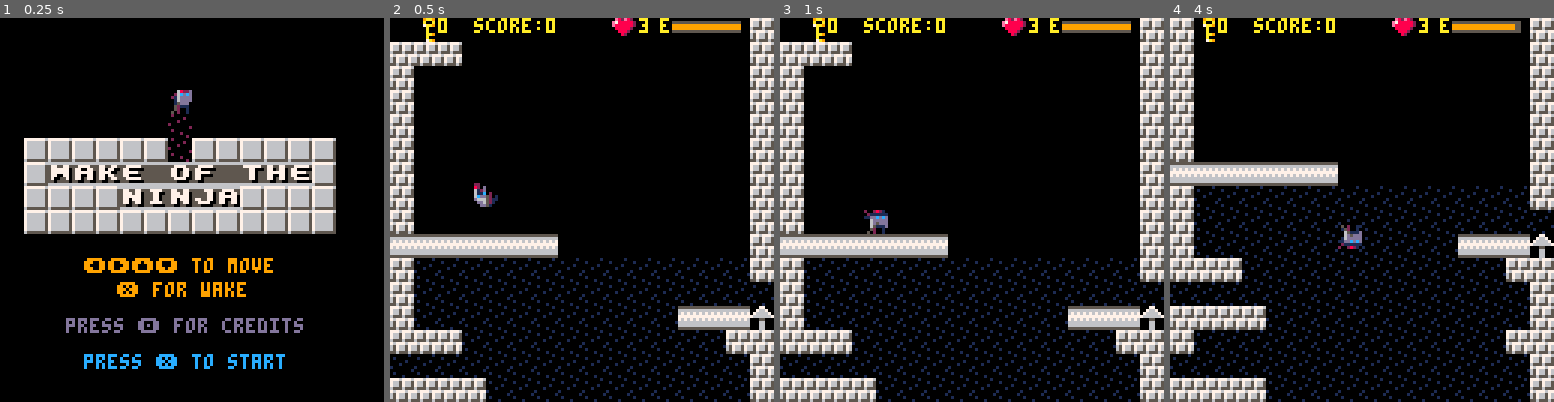
Above: before the commit, frames 1-4 (left to right).
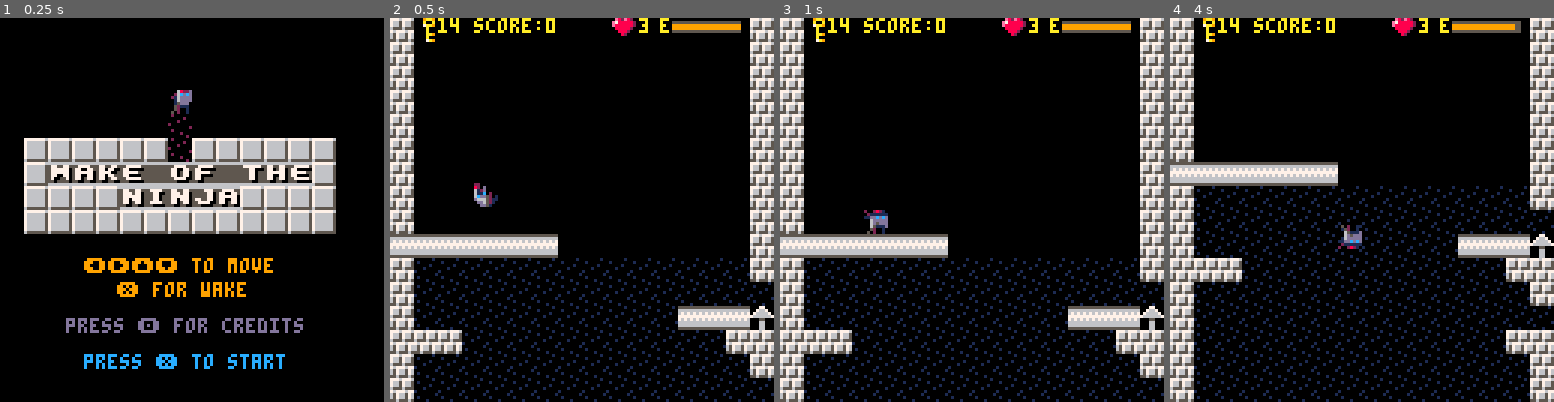
Above: after the commit, the same moments.

Repository: ggaughan/wake-of-the-ninja
Game: PICO-8 cartridge wakey.p8
Two runs of this game, one before a commit and one after it. Both use one fixed random seed, a clock stepped at 60 frames per second and the inputs below.
Inputs:
- Up to frame 1 (0.25 s): no input
- Up to frame 2 (0.5 s): tap X (X key) at 0.33 s
- Up to frame 3 (1 s): tap O (Z key) at 0.7 s
- Up to frame 4 (4 s): tap X (X key) at 1.07, 1.85, 2.97 s; hold Right 1.6-2.1 s; tap O (Z key) every 0.4 s from 1.7 to 3.7 s; hold Up 2.15-2.42 s; hold Right 2.47-3.03 s; hold Left 3.08-3.58 s; hold Down 3.63-3.97 s

Frame 1 is identical in both runs. In frame 2, 3.2% of the frame differs, in the area x 0-100%, y 0-100%; in frame 3, 3.2%; in frame 4, 3.6%.

Commit message:
Tweak enemy/player death

Diff:
--- a/wakey.p8
+++ b/wakey.p8
@@ -27,6 +27,7 @@
 falling="falling"
 jump="jump"
 die="die"
+enemy_die="enemy_die"
 -- note: animates from ceil(0.1..<#)
 -- todo pad all > 1 to 4?
 anim={
@@ -42,9 +43,11 @@
 	die={132,133,134},
 
 	["enemy"]={97},
+	enemy_die={94,95,112},
 }
 
 enemy_limit = 3
+enemy_die_duration = 15
 
 key_homes = {{12,10},{9,4},{6,4},{3,10},{3,6},{6,8},{9,8},{12,6},{3,8},{6,6},{9,6},{12,8},{12,4},{9,10},{6,10},{3,4}}
 drain_rate = 1/8  -- todo relate to w_h and given time?
@@ -133,6 +136,8 @@
 key_seq_dur = 0.8  -- seconds each
 
 w_h = 1000
+room_margin = 8  -- e.g. 4 -> leave top and bottom 1/4 free of rooms
+room_chance = 0.92  -- todo adjust if room_margin or w_h changes
 level_size = w_h / 10
 level_points = 50
 w_default_brick = 59
@@ -163,10 +168,13 @@
 w_g_y = 0.1  -- gravity
 max_ledge_gap = max_energy_factor
 
+points_limit = 32000
 
 if debug then
 	w_h = 100
-	max_ledge_gap = 10
+	room_margin = 20
+ room_chance = 0.05
+	max_ledge_gap = 10 -- < max_energy = too easy
 	key_seq_dur = 0.1
 	--drain_rate = 1/2
 --w_g_y = 0
@@ -194,14 +202,12 @@
  wy=(w_h/2)
 	wdy = 0
  water_level = wy + pl_start_y+3
- room_margin = 8  -- e.g. 4 -> leave top and bottom 1/4 free of rooms
- room_chance = 0.92  -- todo adjust if room_margin or w_h changes
- assert(room_margin > 2)
  room_range_start = w_h/room_margin
 	room_range_end = (w_h - w_h/room_margin)
  wx=0
 	last_ledge = 0
  assert(abs(last_ledge - (water_level+3)) > max_ledge_gap*2, "max_ledge_gap needs to be smaller to place key room")
+	assert(room_margin > 2)
 
 	make_world(w_h)
 
@@ -227,8 +233,8 @@
 	pl.keys = {false,false,false,false,false,false,false,false,false,false,false,false,false,false,false,false}
 	pl.key_count = 0
 	if debug then
-		--pl.keys = {true,true,true,true,true,true,true,true,true,true,true,true,true,false,false,true,}
-		--pl.key_count = #pl.keys -2  -- 15 and 14 are already in the room
+		pl.keys = {true,true,true,true,true,true,true,true,true,true,true,true,true,false,false,true,}
+		pl.key_count = #pl.keys -2  -- 15 and 14 are already in the room
 
 		if assert_durer then
 		 -- assert key_seq are unique
@@ -607,7 +613,7 @@
 	 spr(anim[a.state][ceil(a.frame)],sx,sy,1,1, fx,fy)
 	else
 		-- todo default per actor
-	 spr(0,sx,sy,1,1, fx,fy)
+	 spr(122 and debug or 0,sx,sy,1,1, fx,fy)
 	end
 
 -- if debug then
@@ -651,16 +657,16 @@
 	  --if (debug) rect(ox-ow,oy-oh,ox+ow,oy+oh, 11)
 	  -- check if any enemies are killed by this
 			for e in all(enemy) do
-	   local x=ox - e.x*8-4
-	   local y=oy - e.y*8-4
-    --printh("k?:"..x..","..y..":"..ow+e.w.." "..oh+e.h)
-	   if ((abs(x) < (ow*2+e.w)) and
-	      (abs(y) < (oh*2+e.h)))
-	   then
-	    --printh("k:"..e.y)
-     points+=enemy_kill
-				 if (sound) sfx(s_enemy_kill)
-     e.y=-1  -- kill
+			 if e.state != enemy_die then
+		   local x=ox - e.x*8-4
+		   local y=oy - e.y*8-4
+	    --printh("k?:"..x..","..y..":"..ow+e.w.." "..oh+e.h)
+		   if ((abs(x) < (ow*2+e.w)) and
+		      (abs(y) < (oh*2+e.h)))
+		   then
+					 kill_enemy(e)
+		   end
+		  -- else let pass through
 	   end
 			end
 	  fillp()
@@ -996,8 +1002,8 @@
 			pl.keys[key] = true
 			pl.key_count += 1
 			if (sound) sfx(s_key_pickup)
-			--printh(wy.." "..y.." "..water_level)
-	  local replace = wy + y > water_level and w_water_brick or 0
+			printh(wy.." "..y.." "..water_level)
+	  local replace = flr(wy) + y > water_level and w_water_brick or 0
 			mset(rx+x,ry+y-1, replace)
 			mset(rx+x+1,ry+y-1, replace)
 			mset(rx+x+2,ry+y-1, replace)
@@ -1067,18 +1072,12 @@
      a.dx = v/2
      a2.dx = v/2
      if a==pl and is_enemy(a2) then
+	     if (a2.state == enemy_die) return false
       if pl.state!=die then
-	      if (sound) sfx(s_die)
-	      pl.state=die
-	      pl.dy=0
-	      pl.t=0
-	      pl.energy=0
+	      kill_player()
 	     -- else already dying
 	     end
-      a2.y=-1  -- kill
-      points+=enemy_kill
-					 if (sound) sfx(s_enemy_kill)
-					 clear_wake()
+	     kill_enemy(a2)
 					 --printh("wend die x")
      	--printh("die")
 	    end
@@ -1091,18 +1090,12 @@
      a.dy=v/2
      a2.dy=v/2
      if a==pl and is_enemy(a2) then
+	     if (a2.state == enemy_die) return false
 	     if pl.state!=die then
-	      if (sound) sfx(s_die)
-	      pl.state=die
-	      pl.t=0
-	      pl.dy=0
-	      pl.energy=0
+	      kill_player()
 	     -- else already dying
 	     end
-      a2.y=-1  -- kill
-      points+=enemy_kill
-					 if (sound) sfx(s_enemy_kill)
-					 clear_wake()
+      kill_enemy(a2)
 					 --printh("wend die y")
      	--printh("die")
 	    end
@@ -1258,6 +1251,8 @@
 					-- game over
 					if (sound) music(0)
 					--if (sound) sfx(s_start)
+					if (debug) printh("enemies:"..#enemy)
+					if (debug) printh("actors:"..#actor)
 					_update = _update_success
 					_draw = _draw_success
 				else
@@ -1272,11 +1267,11 @@
 				 			if key != nil then
 				 				--printh("k="..key)
 				  			if durer_keys[key] or pl.keys[key] then
-										local y_w = ceil(wy)
+										local y_w = ceil(wy)  -- todo remove!
 				  				-- hide: already picked up
 				  				--local replace = y_w - yy > water_level and w_water_brick or 0
 				  				--local replace = y_w + yy > water_level and w_water_brick or 0
-				  				local replace = wy + yy > water_level and w_water_brick or 0
+				  				local replace = flr(wy) + yy > water_level and w_water_brick or 0
 				  				--printh(replace.." "..y_w.."+"..yy.." "..water_level+1)
 						 			mset(rx+xx,ry+yy, replace)
 						 			mset(rx+xx+1,ry+yy, replace)
@@ -1314,7 +1309,7 @@
 		-- note: assume we did change room
 		for e in all(enemy) do
 		  -- no points
-    e.y=-1  -- kill
+    e.y=-1  -- disappear
 		end
 	 clear_wake()
 	end
@@ -1505,7 +1500,7 @@
 	for e in all(enemy) do
 		-- todo add slack / keep some
 		--      and/or add timer deaths
-		if e.y < 0 or e.y > 15 or e.x < 0 or e.x > 15 then
+		if e.y < 0 or e.y > 15 or e.x < 0 or e.x > 15 or (e.state==enemy_die and e.t > enemy_die_duration) then
 		 --printh("purge "..e.y)
 		 del(actor, e)
 			del(enemy, e)
@@ -1516,6 +1511,24 @@
 function is_enemy(a)
 	return a.mass == 0 -- for now
 end
+
+function kill_enemy(a)
+ --printh("k:"..e.y)
+ if (points < points_limit) points+=enemy_kill
+ if (sound) sfx(s_enemy_kill)
+	a.state=enemy_die
+	a.t = 0
+end
+
+function kill_player()
+ if (sound) sfx(s_die)
+ pl.state=die
+ pl.dy=0
+ pl.t=0
+ pl.energy=0
+ clear_wake()
+end
+
 -->8
 -- support library
 
